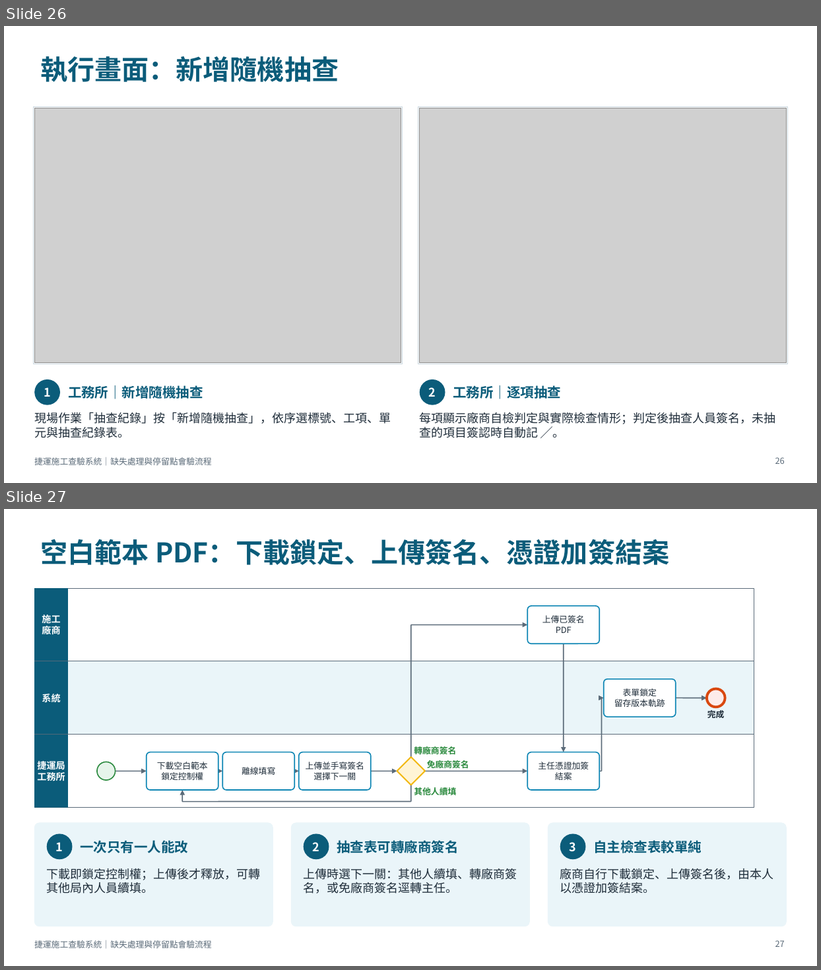
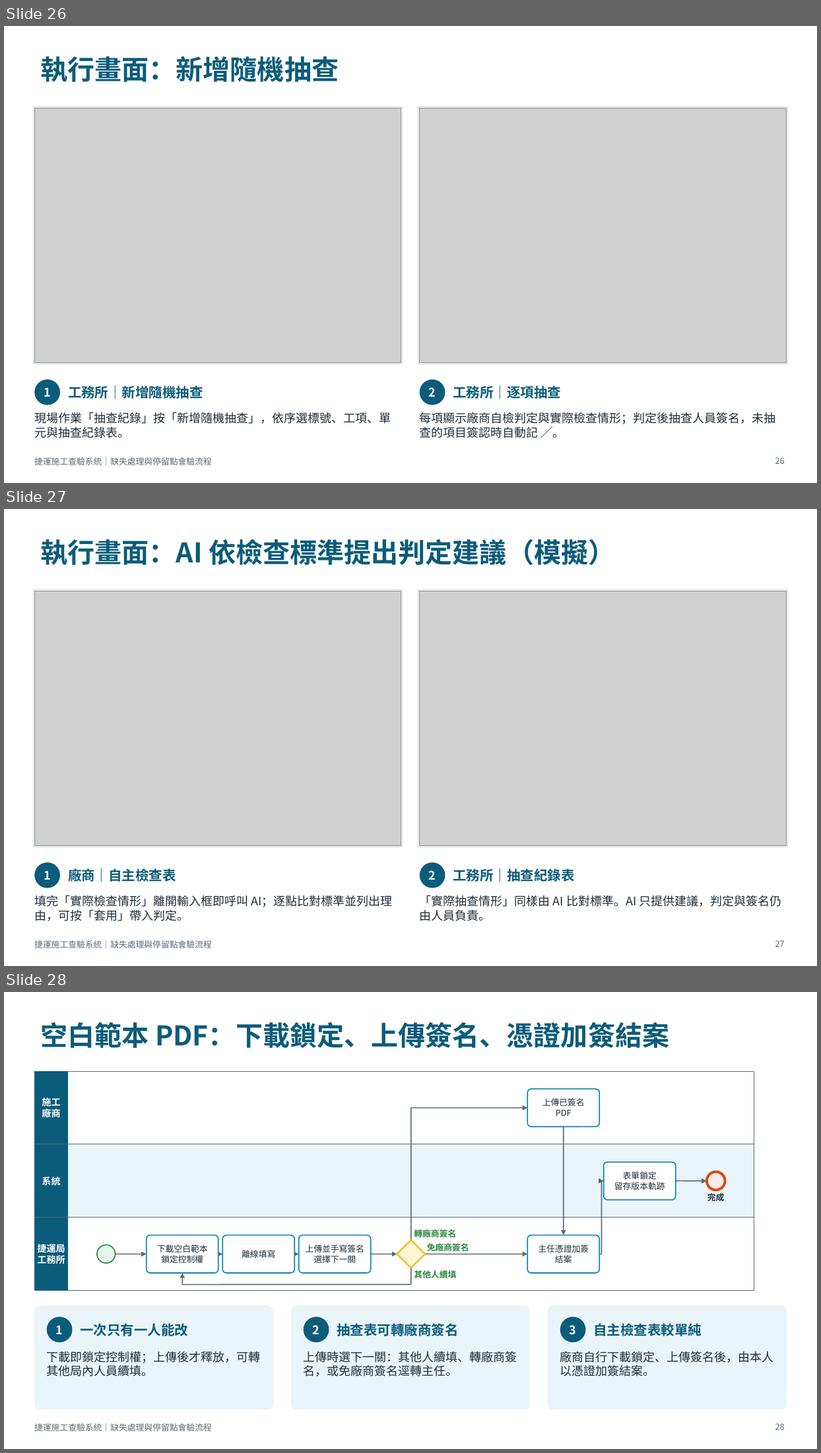
Before and after one commit to brianchou7310/MRT-Construction-QMS, a slide deck: 捷運施工查驗系統_缺失與停留點流程說明.pptx. Shown one above the other, each under a label of ours: slides 26 and 27 before the commit, slides 26, 27 and 28 after it. The pictures are 821x970 and 821x1453 pixels, drawn with LibreOffice and Linux fonts; fonts in the diff are those of the drawing; grey boxes stand for pictures. Boxes give left, top, right and bottom in pixels: in the first picture for what was removed or moved away, otherwise in the second. Text is boxed around its words. In the diff, an @@ line names an element or a change of style, - is before the commit and + after.

```diff
--- a/捷運施工查驗系統_缺失與停留點流程說明.pptx
+++ b/捷運施工查驗系統_缺失與停留點流程說明.pptx
@@ slide 27 added at box(4, 509, 817, 966), background #FFFFFF; not listed: 1 template element that a slide beside it also shows @@
@@ title added at box(40, 539, 615, 565), 32 pt, text #0B5C7A, bold @@
+執行畫面：AI 依檢查標準提出判定建議（模擬）
@@ rectangle added at box(33, 590, 403, 848), fill #FFFFFF, outline #C9D6DE 0.75 pt @@
@@ picture added at box(34, 591, 401, 846) @@
@@ rectangle added at box(418, 590, 787, 848), fill #FFFFFF, outline #C9D6DE 0.75 pt @@
@@ picture added at box(420, 591, 787, 846) @@
@@ ellipse added at box(34, 863, 60, 889), fill #0B5C7A, 14 pt, text #FFFFFF, bold @@
+1
@@ ellipse added at box(420, 863, 446, 889), fill #0B5C7A, 14 pt, text #FFFFFF, bold @@
+2
@@ text added at box(68, 869, 176, 883), 16 pt, text #0B5C7A, bold @@
+廠商｜自主檢查表
@@ text added at box(453, 869, 575, 883), 16 pt, text #0B5C7A, bold @@
+工務所｜抽查紀錄表
@@ text added at box(34, 895, 393, 921), 14 pt, text #1F2D3A @@
+填完「實際檢查情形」離開輸入框即呼叫 AI；逐點比對標準並列出理由，可按「套用」帶入判定。
@@ text added at box(420, 895, 782, 921), 14 pt, text #1F2D3A @@
+「實際抽查情形」同樣由 AI 比對標準。AI 只提供建議，判定與簽名仍由人員負責。
@@ page number added at box(776, 941, 785, 947), 10 pt, text #5B6B79 @@
+27
@@ what was slide 27 is now slide 28 @@
@@ page number at box(776, 1424, 785, 1430): text changed @@
-27
+28
```
Also in this commit, not shown: 5 slides changed, 1 other file.
